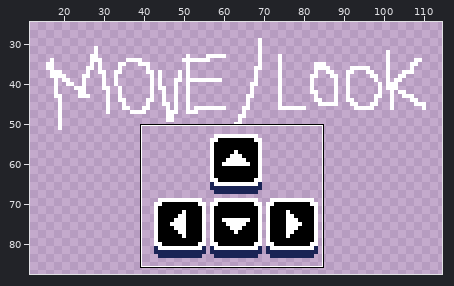
Two states of a pixel-art file, assets/sprites/tutorial.ase. Above: a wide view before the commit, with the close-up outlined.
Close-up. First the earlier version:
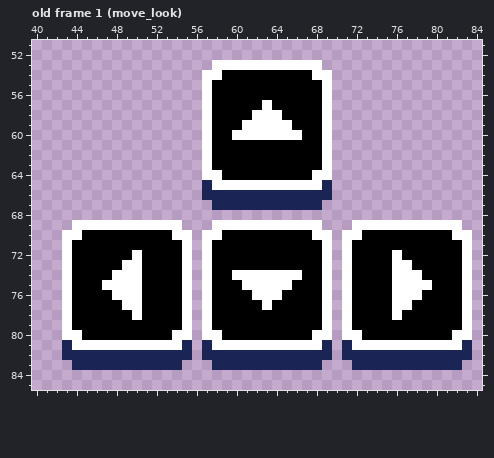
128x128 pixels, 5 frames. Shown: old frame 1 (move_look): x 40..84, y 51..85. The wide view leaves out empty margins. The commit also changed other frames or places, which this record leaves out.
New version:
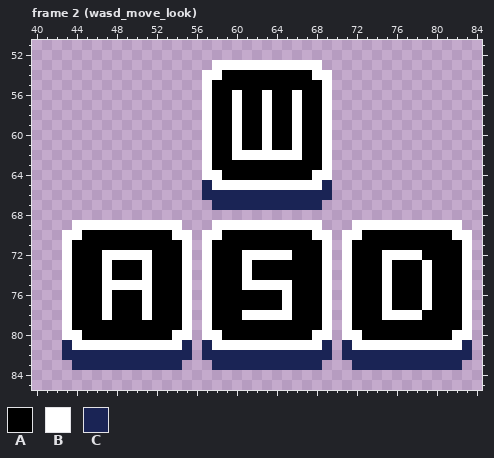
Palette (. is transparent): A #000000  B #ffffff  C #1a2455
A new or re-ordered frame is compared with the old frame closest to it.
Message: 1. tutorial sprites for different input schemes 2. tutorial teaches how to ping
From old to new:
frames 5 -> 14
Changed rows in their new state; - is an unchanged pixel.
Frame 2 (wasd_move_look) is new; against old frame 1 (move_look), layer "Layer 2":
first column x 60:
56 B--B--B
57 B-----B
58 B-A-A-B
59 BAA-AAB
60 -AA-AA-
61 B--B--B
62 BBBBBBB
first column x 47:
72 BBB-B---------BBBBB---------B-BB-
73 B-AAB---------B-------------BAA-B
74 BAAAB--------A-AAAAA--------BAAAB
75 ----B-----------------------BAAA-
76 BAAAB----------AAAB---------BAAAB
77 B-AAB-----------A-B---------BAA-B
78 B--AB---------BBBBB---------B-BB-
Where, in picture pixels (left, top, right, bottom), the same in both close-ups:
changed: (232, 90, 302, 160)
changed: (102, 250, 152, 320)
changed: (232, 250, 302, 320)
changed: (382, 250, 432, 320)
